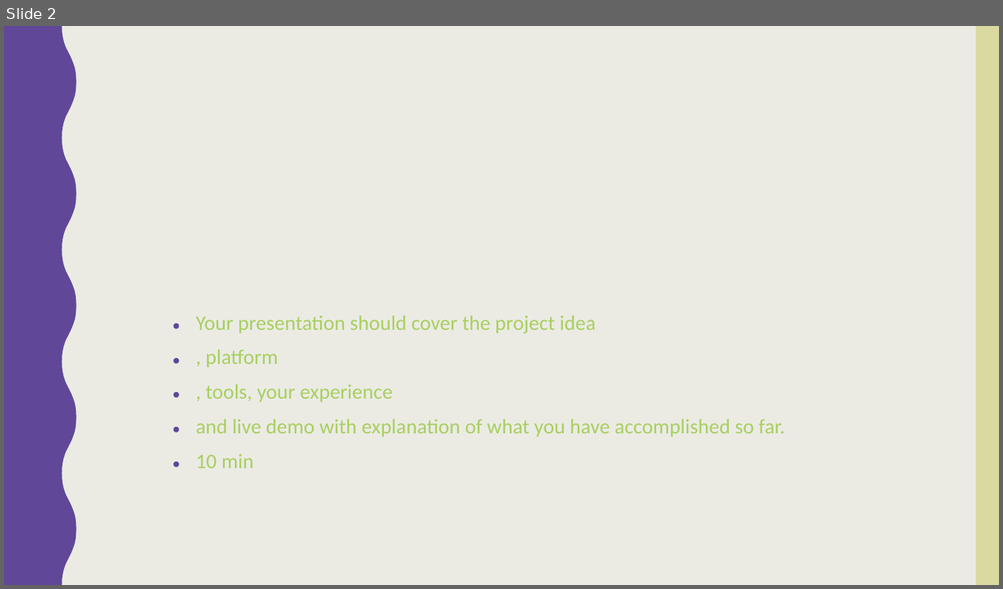
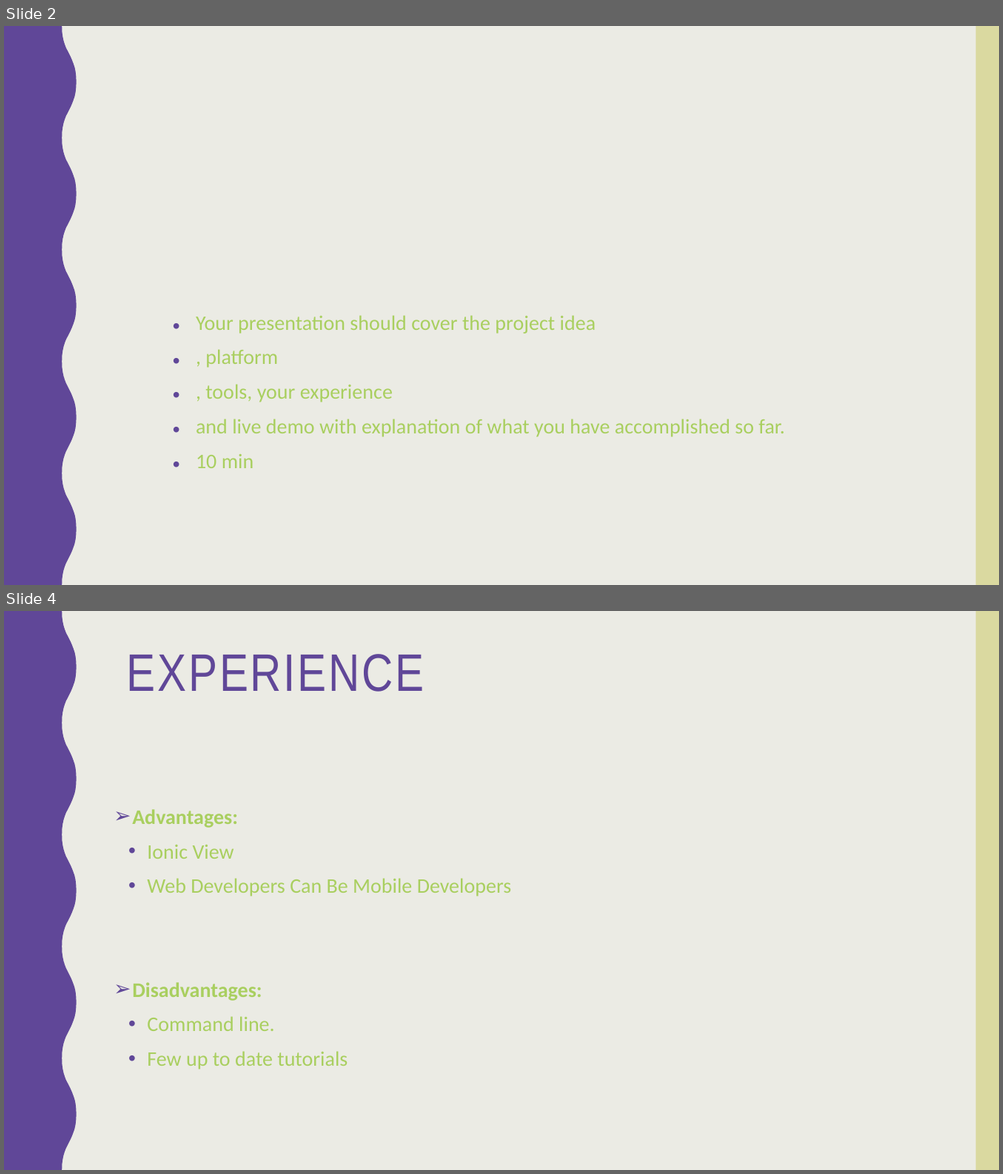
Before and after one commit to norahK/444SWE-Project, a slide deck: Pick a dish app.pptx. Shown one above the other, each under a label of ours: slide 2 before the commit, slides 2 and 4 after it; the slides between them are not shown. The pictures are 1003x589 and 1003x1174 pixels, drawn with LibreOffice and Linux fonts; fonts in the diff are those of the drawing. Boxes give left, top, right and bottom in pixels: in the first picture for what was removed or moved away, otherwise in the second. Text is boxed around its words. In the diff, an @@ line names an element or a change of style, - is before the commit and + after.

Commit message:
Experience

```diff
--- a/Pick a dish app.pptx
+++ b/Pick a dish app.pptx
@@ slide 4 added at <box>4,611,999,1170</box>, background #EBEBE4; not listed: 2 template elements that a slide beside it also shows @@
@@ title added at <box>127,654,424,692</box>, 51 pt, text #604798 @@
+EXPERIENCE
@@ text added at <box>132,809,512,1070</box>, 20 pt, text #A9CF5F @@
+➢ Advantages:
+• Ionic View
+• Web Developers Can Be Mobile Developers
+➢ Disadvantages:
+• Command line.
+• Few up to date tutorials
```
